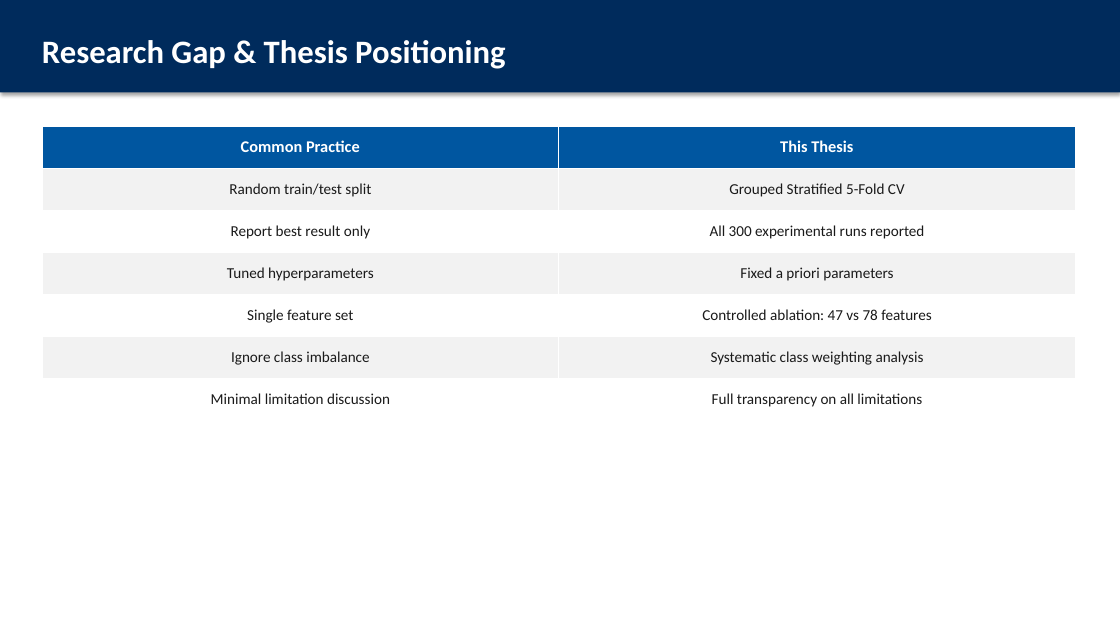
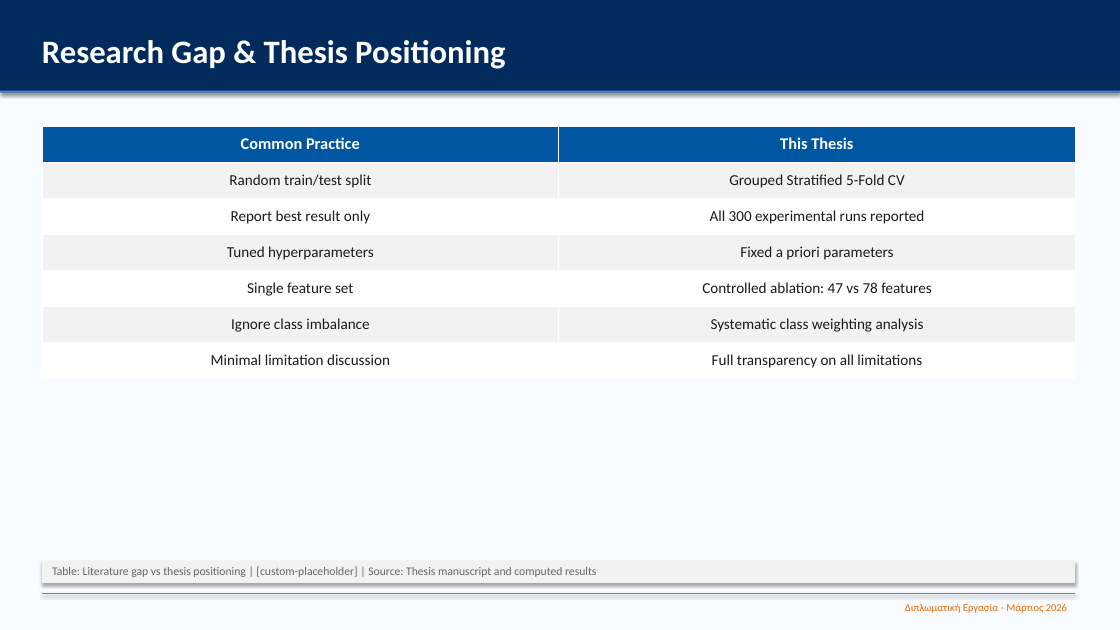
Before and after one commit to christos97/parkinsons-voice-classification, a slide deck: slide 7 of outputs/thesis_defense_presentation.pptx. Drawn at 1120x630 pixels with LibreOffice and Linux fonts; fonts in the diff are those of the drawing. Boxes give left, top, right and bottom in pixels: in the first picture for what was removed or moved away, otherwise in the second. Text is boxed around its words. In the diff, an @@ line names an element or a change of style, - is before the commit and + after.

```diff
--- a/outputs/thesis_defense_presentation.pptx
+++ b/outputs/thesis_defense_presentation.pptx
@@ background #FFFFFF to #F8FBFF @@
@@ rectangle added at (0,91,1120,92), fill #3B82F6 @@
@@ table: place and size @@
-table at (42,126,1075,420)
+table at (42,126,1075,379)
@@ rectangle added at (42,561,1075,583), fill #F2F2F2, 10 pt, text #666666 @@
+Table: Literature gap vs thesis positioning | [custom-placeholder] | Source: Thesis manuscript and computed results
@@ rectangle added at (42,593,1075,594), fill #E86C00 @@
@@ text added at (905,603,1067,613), 9 pt, text #E86C00 @@
+Διπλωματική Εργασία - Μάρτιος 2026
```
Also in this commit, not shown: 29 other slides changed, 48 other files.
